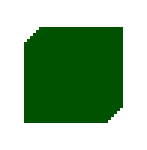
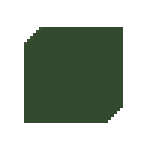
Two versions of the same layered image (147x150). Layer-by-layer changes:
painted on "Pasted Layer" over (x1=24, y1=27, x2=123, y2=123)
